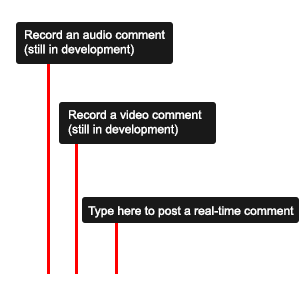
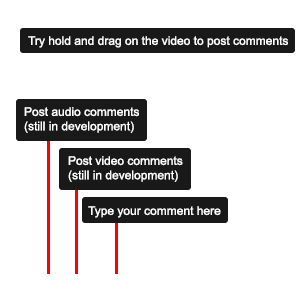
Revision of a layered 300 x 300 image; what changed, layer by layer:
painted on "Shape 1" over [47, 64, 50, 141]
renamed "Record an audio comment (still in development)" to "Post audio comments (still in development)", painted on it over [24, 30, 165, 133]
painted on "Rounded Rectangle 2" (1st of 2, in "Group 1") over [16, 22, 173, 141]
painted on "Shape 2" (1st of 2, in "Group 2") over [75, 144, 78, 190]
renamed "Record a video comment (still in development)" to "Post video comments (still in development)", painted on it over [68, 110, 202, 182]
painted on "Rounded Rectangle 2 copy" over [59, 102, 216, 190]
renamed "Type here to post a real-time comment" to "Type your comment here", painted on it over [117, 206, 294, 218]
painted on "Rounded Rectangle 3" over [225, 197, 299, 223]
added group "Group 4" with 2 layers above "Layer 1" over [20, 28, 295, 53]
added layer "Try hold and drag on the video to post comments" in group "Group 4" over [28, 36, 288, 48]
added layer "Rounded Rectangle 2" (2nd of 2, in "Group 4") (90%) in group "Group 4" over [20, 28, 295, 53]
